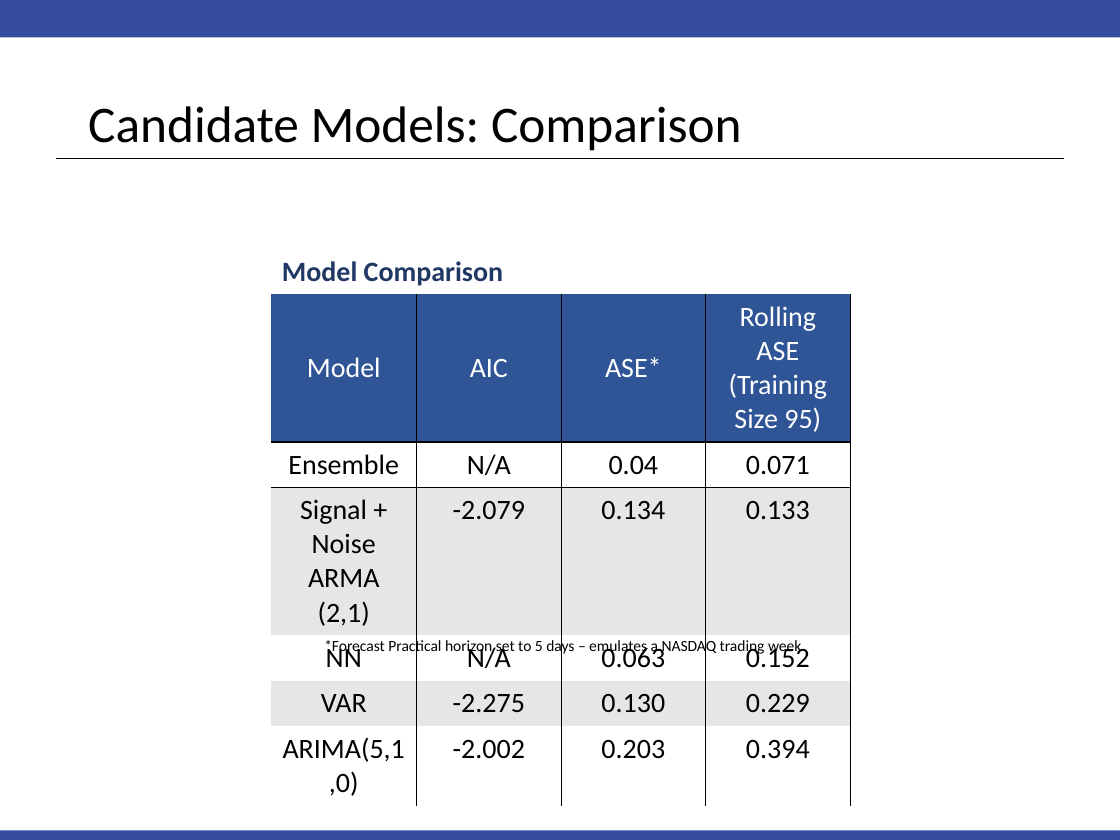
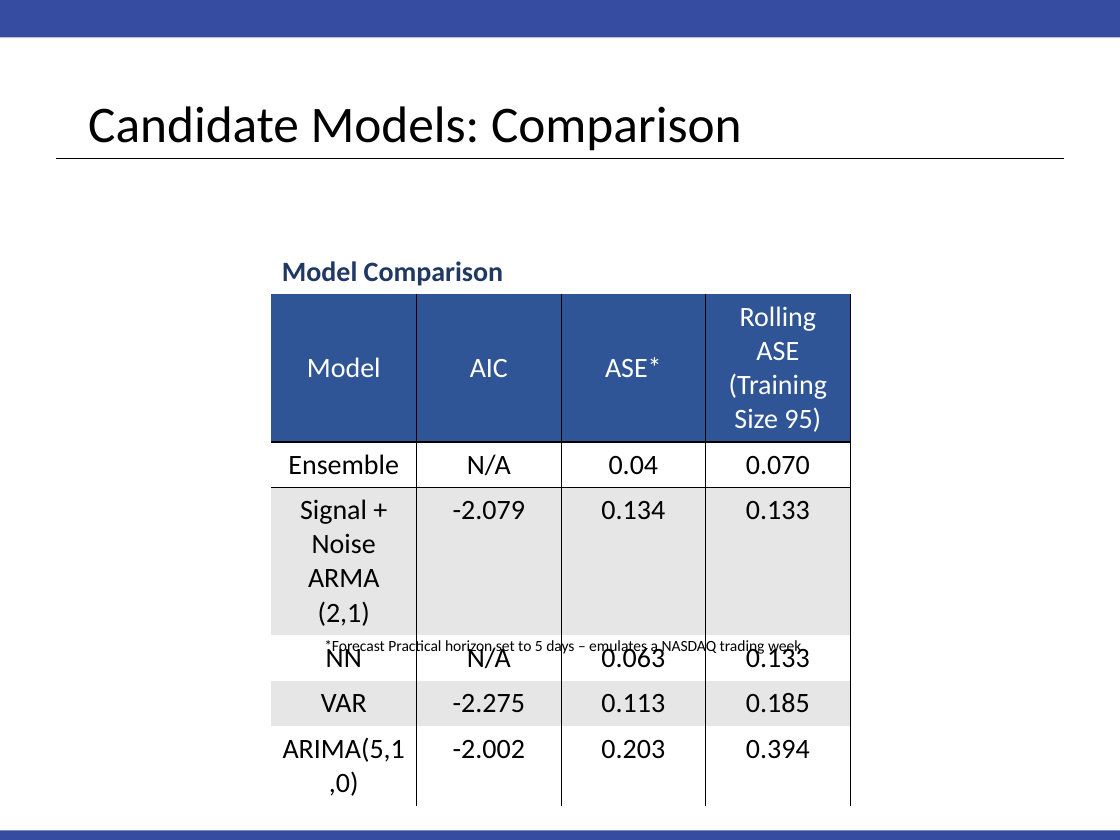
Before and after one commit to PaulAdams4361/Time-Series-Project, a slide deck: slide 12 of FinalPresentation.pptx. Drawn at 1120x840 pixels with LibreOffice and Linux fonts; fonts in the diff are those of the drawing. Boxes give left, top, right and bottom in pixels: in the first picture for what was removed or moved away, otherwise in the second. Text is boxed around its words. In the diff, an @@ line names an element or a change of style, - is before the commit and + after.

```diff
--- a/FinalPresentation.pptx
+++ b/FinalPresentation.pptx
@@ table at <box>271,293,850,800</box> @@
-row 2, column 4: 0.071
+row 2, column 4: 0.070
-row 4, column 4: 0.152
+row 4, column 4: 0.133
-row 5, column 3: 0.130
+row 5, column 3: 0.113
-row 5, column 4: 0.229
+row 5, column 4: 0.185
```
